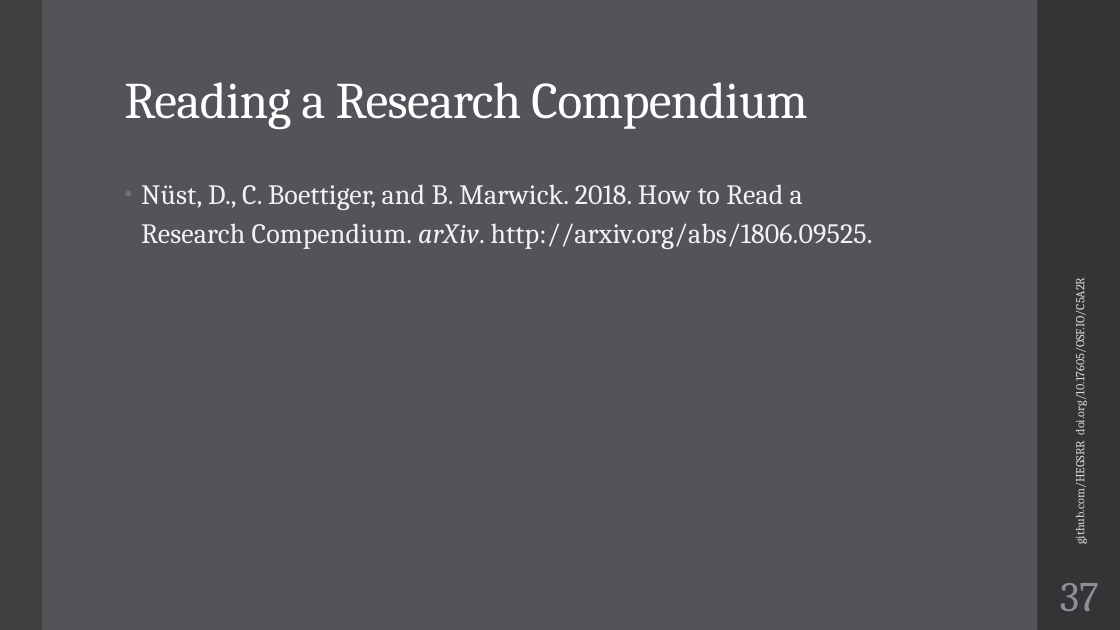
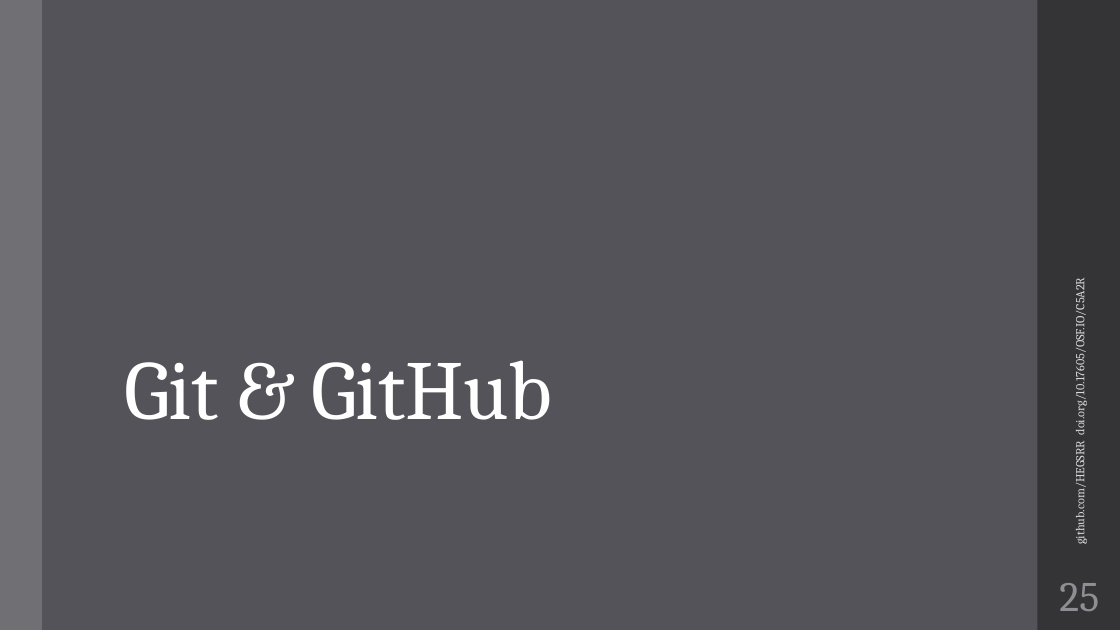
Before and after one commit to HEGSRR/UCGIS-Workshop, a slide deck: slide 25 of 01_Introduction.pptx (slide 37 before the commit). Drawn at 1120x630 pixels with LibreOffice and Linux fonts; fonts in the diff are those of the drawing. Boxes give left, top, right and bottom in pixels: in the first picture for what was removed or moved away, otherwise in the second. Text is boxed around its words. In the diff, an @@ line names an element or a change of style, - is before the commit and + after.

```diff
--- a/01_Introduction.pptx
+++ b/01_Introduction.pptx
@@ rectangle at <box>0,0,42,630</box>: fill #404040 to #6F6F74 @@
@@ title removed at <box>124,82,807,129</box> @@
-Reading a Research Compendium
@@ text removed at <box>141,184,873,249</box> @@
-• Nüst, D., C. Boettiger, and B. Marwick. 2018. How to Read a Research Compendium. arXiv. http://arxiv.org/abs/1806.09525.
@@ title added at <box>124,360,552,420</box>, 72 pt, text #FFFFFF @@
+Git & GitHub
@@ page number at <box>1059,583,1099,611</box>: text changed @@
-37
+25
```
Also in this commit, not shown: 7 other slides changed, 11 slides added, 1 other file.
